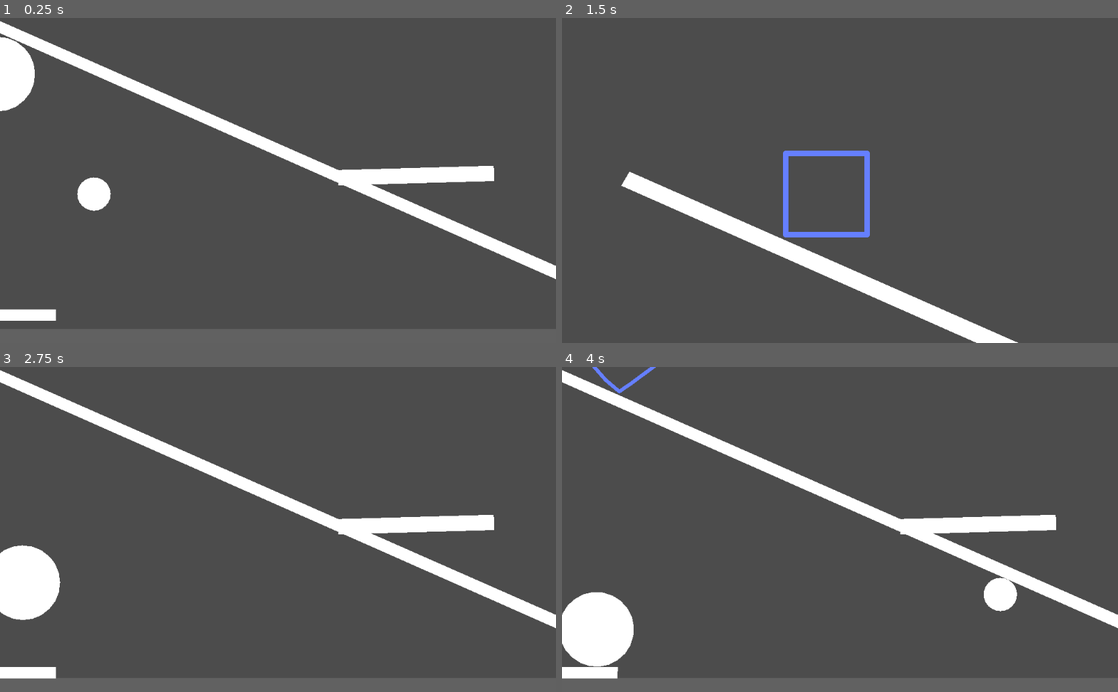
Above: before the commit, frames 1-4 (two rows, left to right).
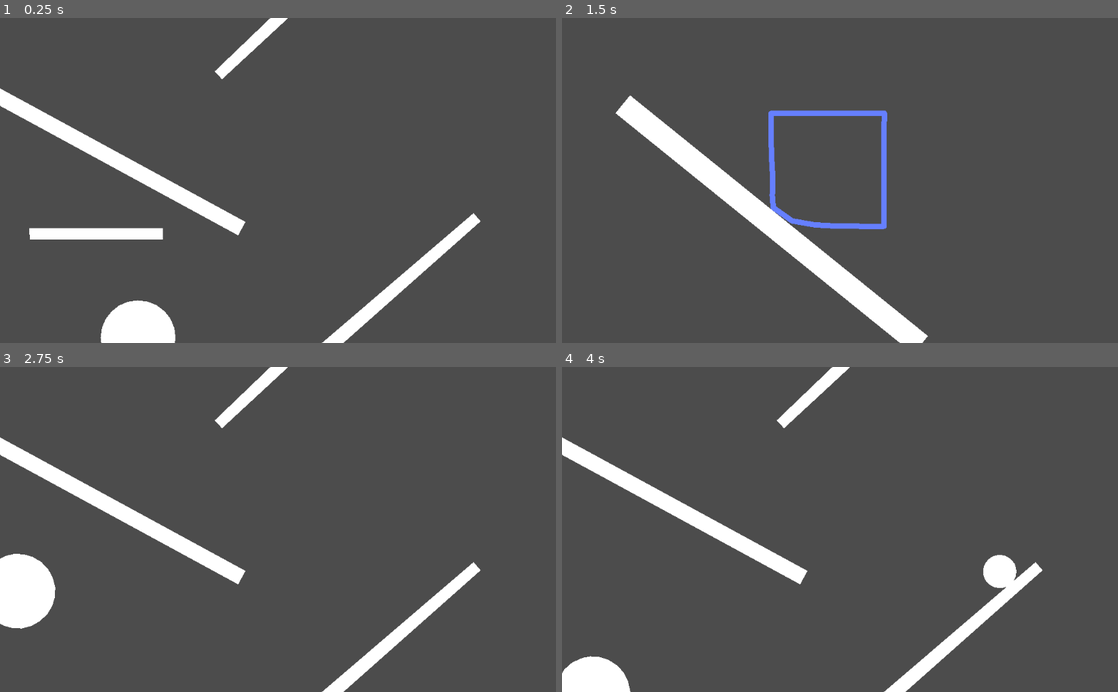
Above: after the commit, the same moments.

Repository: bustedwallstudios/Softbody
Game: Godot game, scene res://2dWorld.tscn
The game is run twice, just before and just after one commit, with the same random seed, the same clock (stepped at 60 frames per second) and the same inputs.
Inputs (mouse positions are in pixels of both pictures, inside the frame that each line leads up to):
- Up to frame 1 (0.25 s): no input
- Up to frame 2 (1.5 s): tap Enter (enterKey) at 0.5, 0.6, 1.35 s; move the mouse to (656, 203) at 0.52 s; hold Right (ui_right) 0.53-1.28 s; tap Keypad Enter (ui_accept) at 0.77 s; move the mouse to (573, 141) at 1.27 s; hold Down (ui_down) from 1.28 s (still down)
- Up to frame 3 (2.75 s): tap Keypad Enter (ui_accept) at 1.52 s; move the mouse to (333, 458) at 2.02 s; release Down (ui_down) at 2.03 s; hold Right (ui_right) from 2.03 s (still down); tap Enter (enterKey) at 2.1 s
- Up to frame 4 (4 s): move the mouse to (812, 594) at 2.77 s; tap Enter (enterKey) at 2.85, 3.6 s; tap Keypad Enter (ui_accept) at 3.02, 3.77 s; move the mouse to (1006, 578) at 3.52 s; release Right (ui_right) at 3.53 s; hold Left (ui_left) from 3.53 s (still down)

The runs differ from the first frame. In frame 1, 13% of the frame differs, in the area x 0-100%, y 0-100%; in frame 2, 9.3%; in frame 3, 10%; in frame 4, 13%.

Commit message:
Added corner supports, and removed ability to control the Mass property in the editor, and fixed it to 1.

Diff:
--- a/2dWorld.tscn
+++ b/2dWorld.tscn
@@ -35,7 +35,7 @@
 [node name="World" type="Node2D" parent="."]
 
 [node name="Ground" type="StaticBody2D" parent="World"]
-position = Vector2( -28, 616 )
+position = Vector2( -28, 972 )
 scale = Vector2( 19, 5 )
 __meta__ = {
 "_edit_group_": true
@@ -51,8 +51,9 @@
 polygon = PoolVector2Array( -5.95, -0.225, 5.95, -0.225, 5.95, 1.075, -5.95, 1.075 )
 
 [node name="RotatingBeam" type="StaticBody2D" parent="World"]
-position = Vector2( 2875, 578 )
-scale = Vector2( 1, 5 )
+position = Vector2( -1068, -451 )
+rotation = 0.499164
+scale = Vector2( 1.475, 5 )
 __meta__ = {
 "_edit_group_": true
 }
@@ -65,9 +66,9 @@
 polygon = PoolVector2Array( -546, 3.99805, -546, -13.002, 659, -12.9976, 659, 4.00244 )
 
 [node name="RotatingBeam4" type="StaticBody2D" parent="World"]
-position = Vector2( 799, -323 )
-rotation = -3.16952
-scale = Vector2( 0.714, 5 )
+position = Vector2( -951, -2204 )
+rotation = -2.46091
+scale = Vector2( 1.172, 5 )
 __meta__ = {
 "_edit_group_": true
 }
@@ -80,8 +81,8 @@
 polygon = PoolVector2Array( -546, 3.99805, -546, -13.002, 659, -12.9976, 659, 4.00244 )
 
 [node name="RotatingBeam2" type="StaticBody2D" parent="World"]
-position = Vector2( 4503, 850 )
-rotation = 1.72089
+position = Vector2( 147, -1321 )
+rotation = 2.3911
 scale = Vector2( 1.016, 3.251 )
 script = ExtResource( 4 )
 __meta__ = {
@@ -99,9 +100,9 @@
 polygon = PoolVector2Array( -27.2157, -0.289926, 32.9624, -0.241419, 32.9287, 0.677203, -27.2257, 0.947976 )
 
 [node name="RotatingBeam3" type="StaticBody2D" parent="World"]
-position = Vector2( 3389, 1049 )
-rotation = -2.72446
-scale = Vector2( 10, 3.251 )
+position = Vector2( 606, 372 )
+rotation = -0.712094
+scale = Vector2( 1, 3.251 )
 script = ExtResource( 4 )
 __meta__ = {
 "_edit_group_": true
@@ -118,7 +119,7 @@
 polygon = PoolVector2Array( -27.2157, -0.289926, 32.9624, -0.241419, 32.9287, 0.677203, -27.2257, 0.947976 )
 
 [node name="Beam" type="RigidBody2D" parent="World"]
-position = Vector2( -1633, 442 )
+position = Vector2( -1041, -6 )
 mass = 20.0
 gravity_scale = 3.72
 can_sleep = false
@@ -138,7 +139,7 @@
 polygon = PoolVector2Array( -16.9075, -0.197987, 20.0952, -0.13546, 20.0282, 3.01541, -16.674, 2.99974 )
 
 [node name="Ball" type="RigidBody2D" parent="World"]
-position = Vector2( -1021, -211 )
+position = Vector2( -1973, -835 )
 collision_layer = 3
 collision_mask = 3
 input_pickable = true
@@ -161,7 +162,7 @@
 polygon = PoolVector2Array( -4.45, 1.625, -4.6, 0.425001, -4.45, -0.775, -4, -1.875, -3.25, -2.825, -2.3, -3.575, -1.2, …(247 unchanged characters)…
 
 [node name="BigBall" type="RigidBody2D" parent="World"]
-position = Vector2( -1539, -906 )
+position = Vector2( -777, 586 )
 collision_layer = 3
 collision_mask = 3
 input_pickable = true
@@ -184,14 +185,12 @@
 polygon = PoolVector2Array( -4.45, 1.625, -4.6, 0.425001, -4.45, -0.775, -4, -1.875, -3.25, -2.825, -2.3, -3.575, -1.2, …(247 unchanged characters)…
 
 [node name="SquishyBody" parent="." instance=ExtResource( 5 )]
-position = Vector2( -2050, -1802 )
-rotation = -1.5708
-pointsHoriz = 4
-pointsVert = 4
-sizeInPx = 400
-stiffness = 15.0
+position = Vector2( -1019, -3038 )
+pointsVert = 6
+sizeInPx = 500
+stiffness = 11.267
 plasticity = 0.1
-memory = 0.247
+memory = 1.0
 gravity = Vector2( 0, 6 )
 showLines = false
 
--- a/Objects/SquishyBody.gd
+++ b/Objects/SquishyBody.gd
@@ -34,9 +34,15 @@
 # if it is decreased by the plasticity of the object.
 export (float, 0, 1) var memory = 0
 
-export (float) var mass = 1
+# I removed the ability to control this because having it much higher or lower than one results
+# in undesirable behavior
+var mass = 1
 
 export (Vector2) var gravity = Vector2(0, 3)
+
+# If this is true, the corners will have supporting springs connecting them to the points
+# two points diagonally inwards of the corner.
+export (bool) var includeCornerSupports = true
 
 export (bool) var showLines   = true
 export (bool) var showPoints  = false
@@ -133,6 +139,15 @@
 				if x < pointsHoriz-1:
 					createSpring(x, y, x+1, y+1, "dd", diagPxBetweenPoints)
 
+	# Create springs from the corner points to the points two inwards from the corners.
+	# This hopefully prevents the corners from being squished in so far.
+	# We don't have to do this in the loop, because we know exactly where we want these.
+	if includeCornerSupports and pointsHoriz > 2 and pointsVert > 2:
+		createSpring(0,             0,            2,               2,              "TL ", diagPxBetweenPoints*2)
+		createSpring(pointsHoriz-1, 0,            pointsHoriz-2-1, 2,              "TR ", diagPxBetweenPoints*2)
+		createSpring(pointsHoriz-1, pointsVert-1, pointsHoriz-2-1, pointsVert-2-1, "BR ", diagPxBetweenPoints*2)
+		createSpring(0,             pointsVert-1, 2,               pointsVert-2-1, "BL ", diagPxBetweenPoints*2)
+
 func createSpring(x:int, y:int, targetX:int, targetY:int, springName:String, length:float):
 	# Create a new spring and add it as a child
 	var newSpring = PhysicsSpring.instance()
